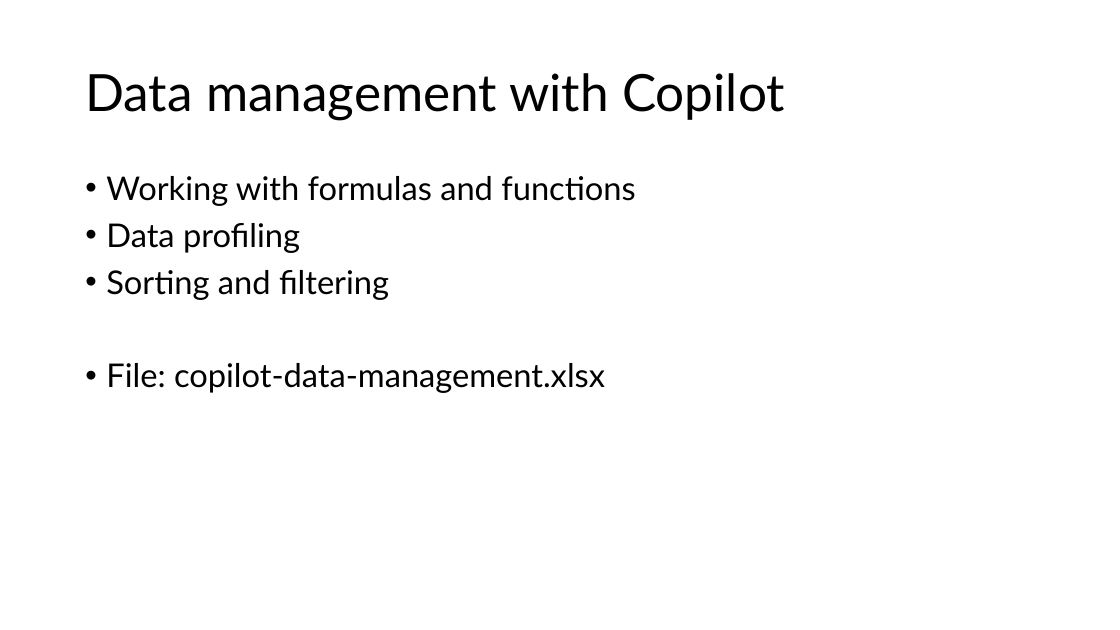
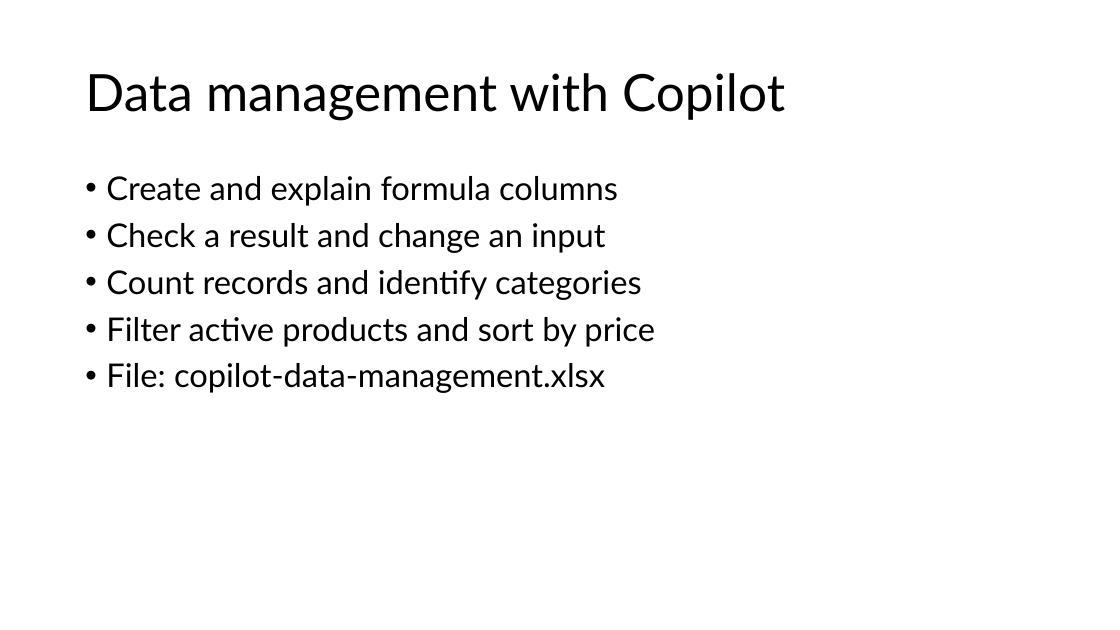
Before and after one commit to stringfestdata/complianceiq-intro-to-copilot-in-excel, a slide deck: slide 9 of complianceiq-intro-to-copilot-in-excel.pptx (slide 8 before the commit). Drawn at 1120x630 pixels with LibreOffice and Linux fonts; fonts in the diff are those of the drawing. Boxes give left, top, right and bottom in pixels: in the first picture for what was removed or moved away, otherwise in the second. Text is boxed around its words. In the diff, an @@ line names an element or a change of style, - is before the commit and + after.

```diff
--- a/complianceiq-intro-to-copilot-in-excel.pptx
+++ b/complianceiq-intro-to-copilot-in-excel.pptx
@@ text at (106,176,655,347): text changed @@
-• Working with formulas and functions
-• Data profiling
-• Sorting and filtering
+• Create and explain formula columns
+• Check a result and change an input
+• Count records and identify categories
+• Filter active products and sort by price
```
Also in this commit, not shown: 6 other slides changed, 5 slides added, 2 slides removed, 6 other files.
